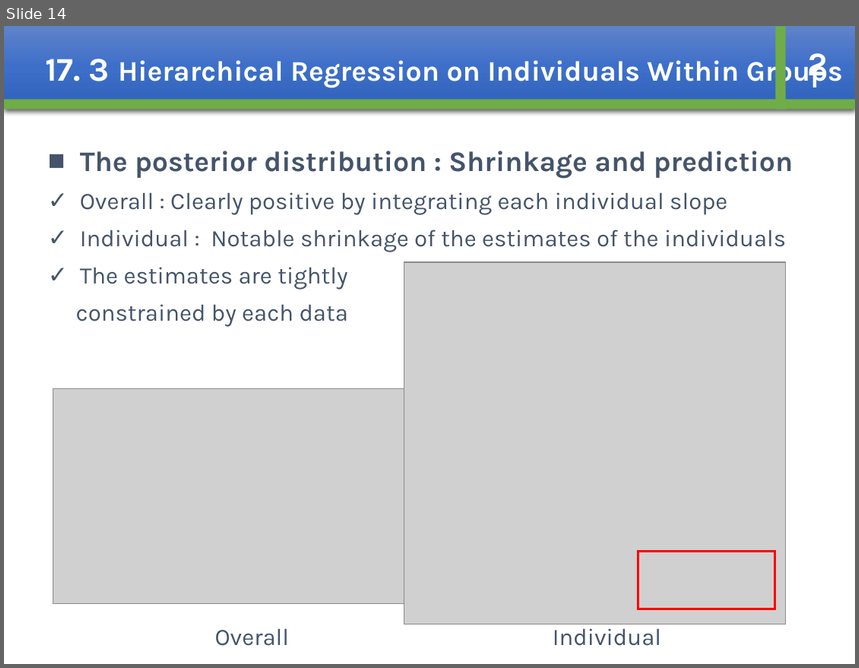
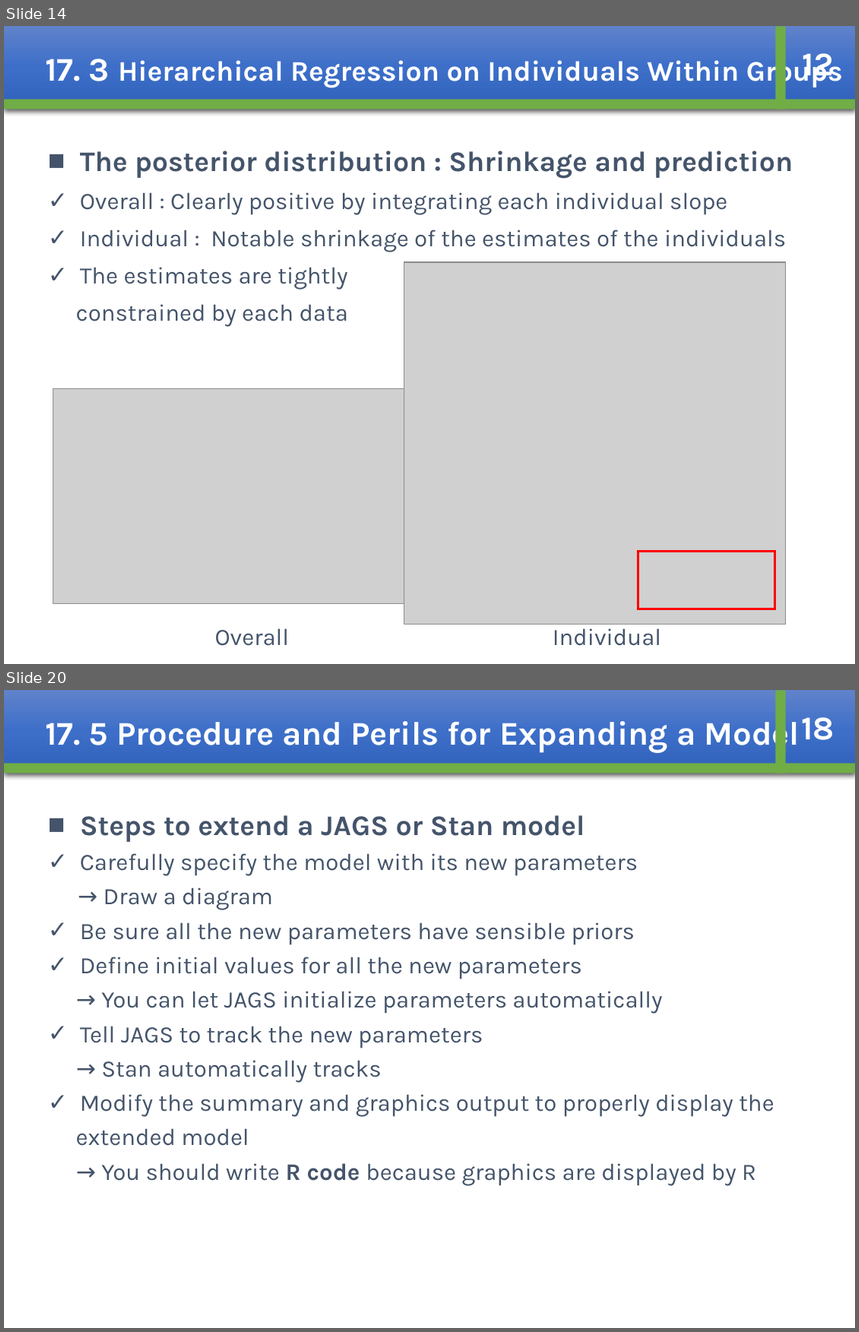
Before and after one commit to whcitizen/citizen-_task, a slide deck: 02_working/08_Bayesian/Bayesian_ch17_kajihara.pptx. Shown one above the other, each under a label of ours: slide 14 before the commit, slides 14 and 20 after it; the slides between them are not shown. The pictures are 859x668 and 859x1332 pixels, drawn with LibreOffice and Linux fonts; fonts in the diff are those of the drawing; grey boxes stand for pictures. Boxes give left, top, right and bottom in pixels: in the first picture for what was removed or moved away, otherwise in the second. Text is boxed around its words. In the diff, an @@ line names an element or a change of style, - is before the commit and + after.

```diff
--- a/02_working/08_Bayesian/Bayesian_ch17_kajihara.pptx
+++ b/02_working/08_Bayesian/Bayesian_ch17_kajihara.pptx
@@ slide 20 added at [4, 690, 855, 1328], background #FFFFFF @@
@@ rectangle added at [4, 690, 855, 774], fill gradient #6183CB to #3E70CA to #3062BB, 28 pt, text #FFFFFF, bold @@
+17. 5 Procedure and Perils for Expanding a Model
@@ rectangle added at [776, 690, 786, 774], fill #70AD47 @@
@@ text added at [801, 717, 835, 740], 28 pt, text #FFFFFF, bold @@
+18
@@ rectangle added at [4, 763, 855, 774], fill #70AD47 @@
@@ text added at [76, 815, 774, 1186], 20 pt, text #44546A @@
+■ Steps to extend a JAGS or Stan model
+✓ Carefully specify the model with its new parameters
+→ Draw a diagram
+✓ Be sure all the new parameters have sensible priors
+✓ Define initial values for all the new parameters
+→ You can let JAGS initialize parameters automatically
+✓ Tell JAGS to track the new parameters
+→ Stan automatically tracks
+✓ Modify the summary and graphics output to properly display the
+extended model
+→ You should write R code because graphics are displayed by R
@@ slide 14 changed as well @@
@@ text at [802, 53, 834, 85]: text changed @@
-2
+12
```
Also in this commit, not shown: 11 other slides changed, 7 other slides added, 18 slides removed, 4 other files.
